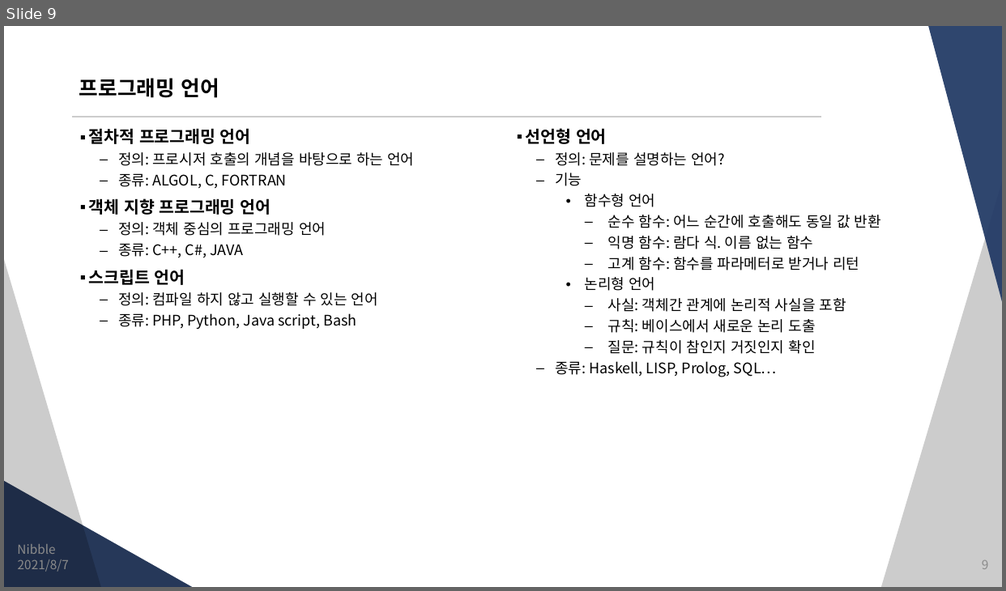
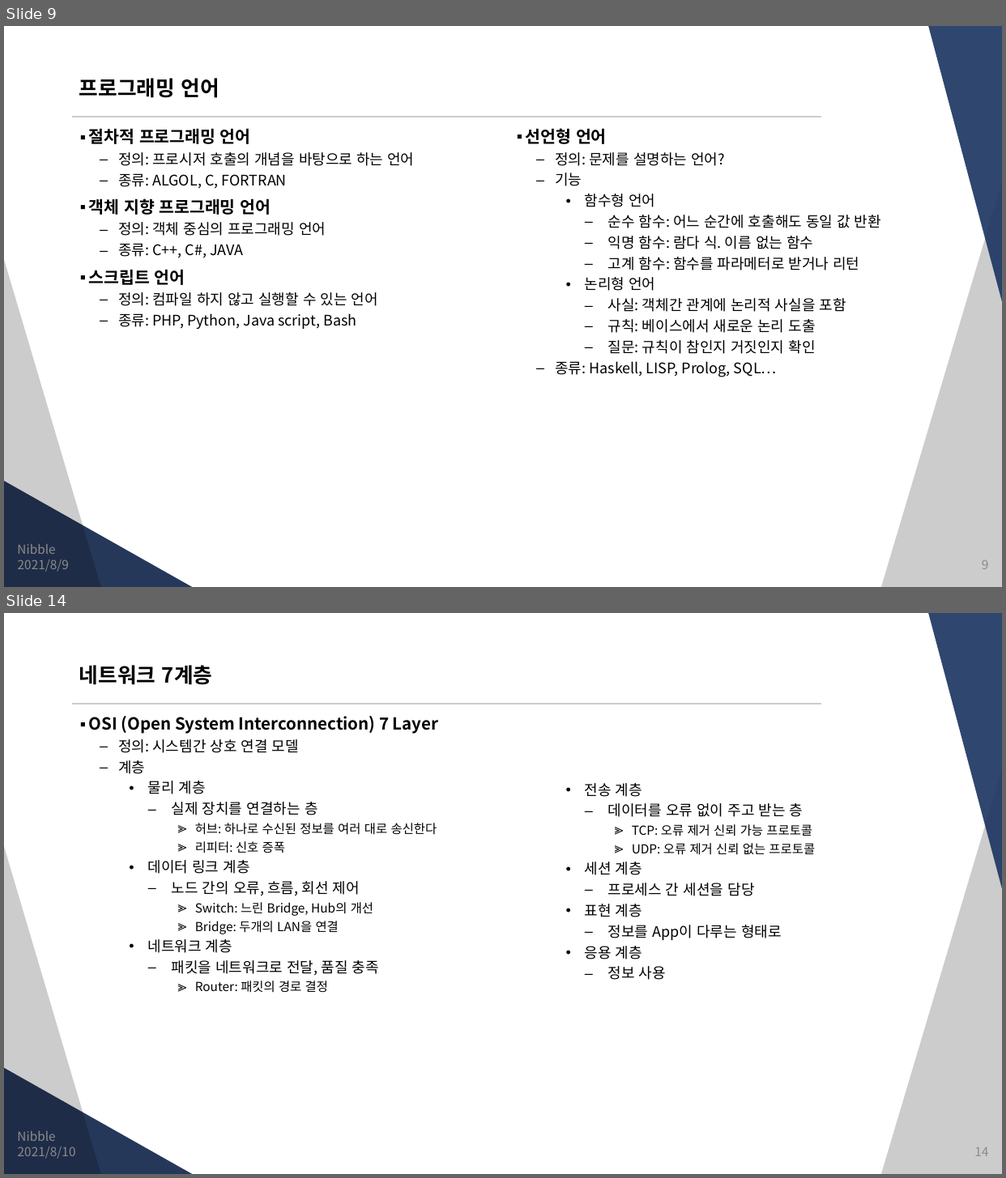
Before and after one commit to JungSangHyeon/2021-TIL, a slide deck: 정보처리기사/4. 프로그래밍 언어 활용.pptx. Shown one above the other, each under a label of ours: slide 9 before the commit, slides 9 and 14 after it; the slides between them are not shown. The pictures are 1006x591 and 1006x1178 pixels, drawn with LibreOffice and Linux fonts; fonts in the diff are those of the drawing. Boxes give left, top, right and bottom in pixels: in the first picture for what was removed or moved away, otherwise in the second. Text is boxed around its words. In the diff, an @@ line names an element or a change of style, - is before the commit and + after.

```diff
--- a/정보처리기사/4. 프로그래밍 언어 활용.pptx
+++ b/정보처리기사/4. 프로그래밍 언어 활용.pptx
@@ slide 14 added at box(4, 613, 1002, 1174), background #FFFFFF; not listed: 5 template elements that a slide beside it also shows @@
@@ title added at box(79, 665, 212, 685), 20 pt, text #000000, bold @@
+네트워크 7계층
@@ text added at box(89, 716, 438, 993), 12 pt, text #000000 @@
+▪ OSI (Open System Interconnection) 7 Layer
+  – 정의: 시스템간 상호 연결 모델
+  – 계층
+    • 물리 계층
+      – 실제 장치를 연결하는 층
+        ≫ 허브: 하나로 수신된 정보를 여러 대로 송신한다
+        ≫ 리피터: 신호 증폭
+    • 데이터 링크 계층
+      – 노드 간의 오류, 흐름, 회선 제어
+        ≫ Switch: 느린 Bridge, Hub의 개선
+        ≫ Bridge: 두개의 LAN을 연결
+    • 네트워크 계층
+      – 패킷을 네트워크로 전달, 품질 충족
+        ≫ Router: 패킷의 경로 결정
@@ text added at box(585, 783, 815, 980), 14 pt, text #000000 @@
+    • 전송 계층
+      – 데이터를 오류 없이 주고 받는 층
+        ≫ TCP: 오류 제거 신뢰 가능 프로토콜
+        ≫ UDP: 오류 제거 신뢰 없는 프로토콜
+    • 세션 계층
+      – 프로세스 간 세션을 담당
+    • 표현 계층
+      – 정보를 App이 다루는 형태로
+    • 응용 계층
+      – 정보 사용
@@ text added at box(17, 1131, 55, 1141), 12 pt, text #8C8C8C @@
+Nibble
@@ text added at box(18, 1147, 76, 1159), 12 pt, text #8C8C8C @@
+2021/8/10
@@ page number added at box(974, 1148, 988, 1157), 12 pt, text #8C8C8C @@
+14
@@ slide 9 changed as well @@
@@ text at box(18, 560, 69, 572): text changed @@
-2021/8/7
+2021/8/9
```
Also in this commit, not shown: 7 other slides changed, 5 other slides added.
